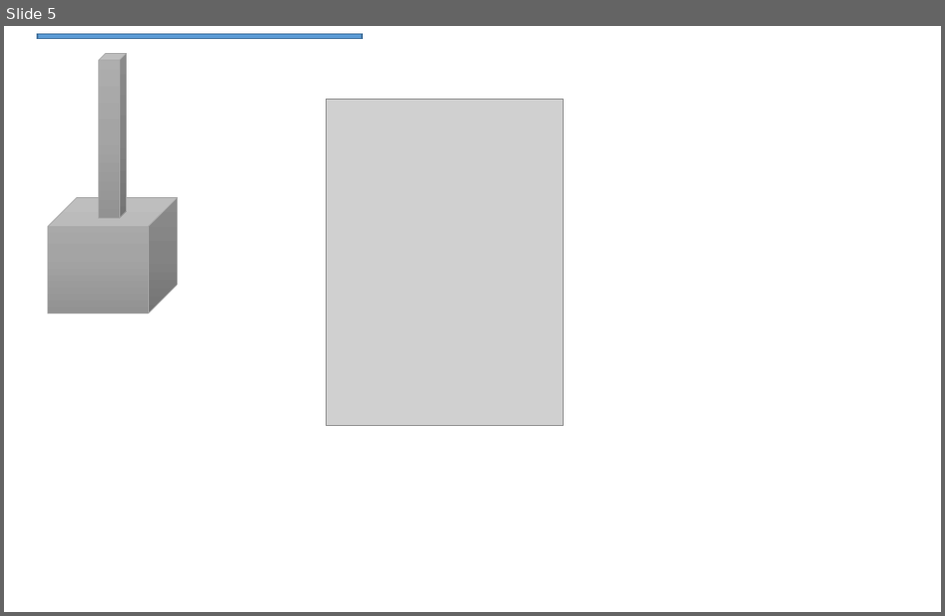
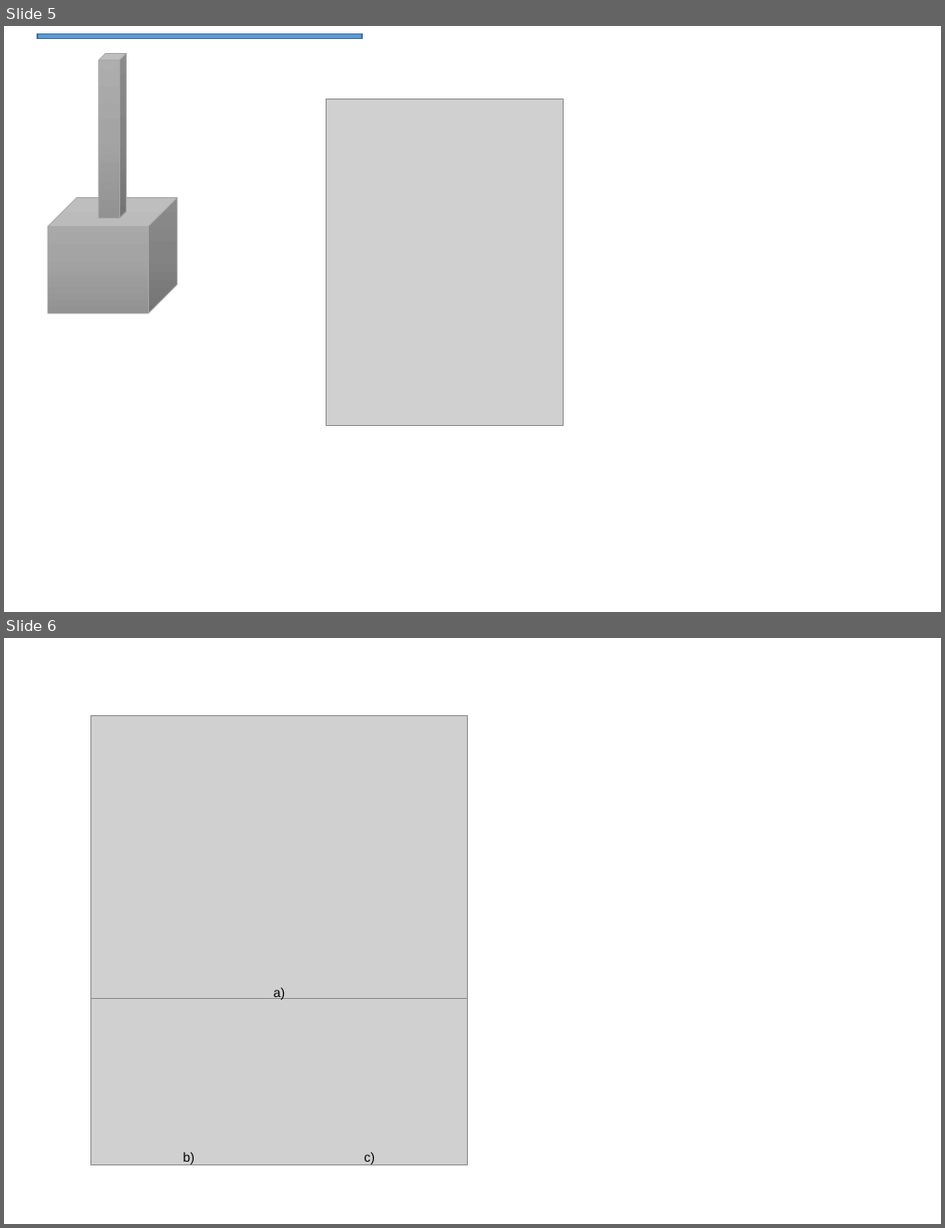
Before and after one commit to iswunistuttgart/plafosus, a slide deck: docs/docu_v1.pptx. Shown one above the other, each under a label of ours: slide 5 before the commit, slides 5 and 6 after it. The pictures are 945x616 and 945x1228 pixels, drawn with LibreOffice and Linux fonts; fonts in the diff are those of the drawing; grey boxes stand for pictures. Boxes give left, top, right and bottom in pixels: in the first picture for what was removed or moved away, otherwise in the second. Text is boxed around its words. In the diff, an @@ line names an element or a change of style, - is before the commit and + after.

```diff
--- a/docs/docu_v1.pptx
+++ b/docs/docu_v1.pptx
@@ slide 6 added at bbox=[4, 638, 941, 1224], background #FFFFFF @@
@@ picture added at bbox=[91, 716, 468, 999] @@
@@ picture added at bbox=[91, 998, 468, 1164] @@
@@ text added at bbox=[274, 988, 285, 1000], 10 pt, text #000000 @@
+a)
@@ text added at bbox=[183, 1152, 195, 1165], 10 pt, text #000000 @@
+b)
@@ text added at bbox=[364, 1152, 375, 1165], 10 pt, text #000000 @@
+c)
```
Also in this commit, not shown: 2 other slides added, 5 other files.
